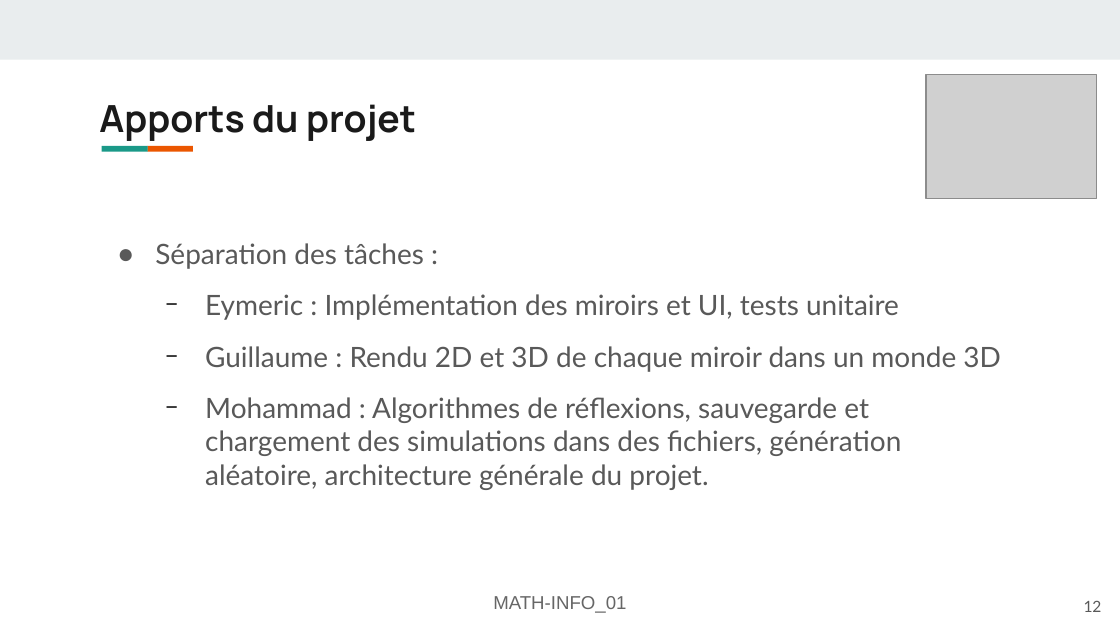
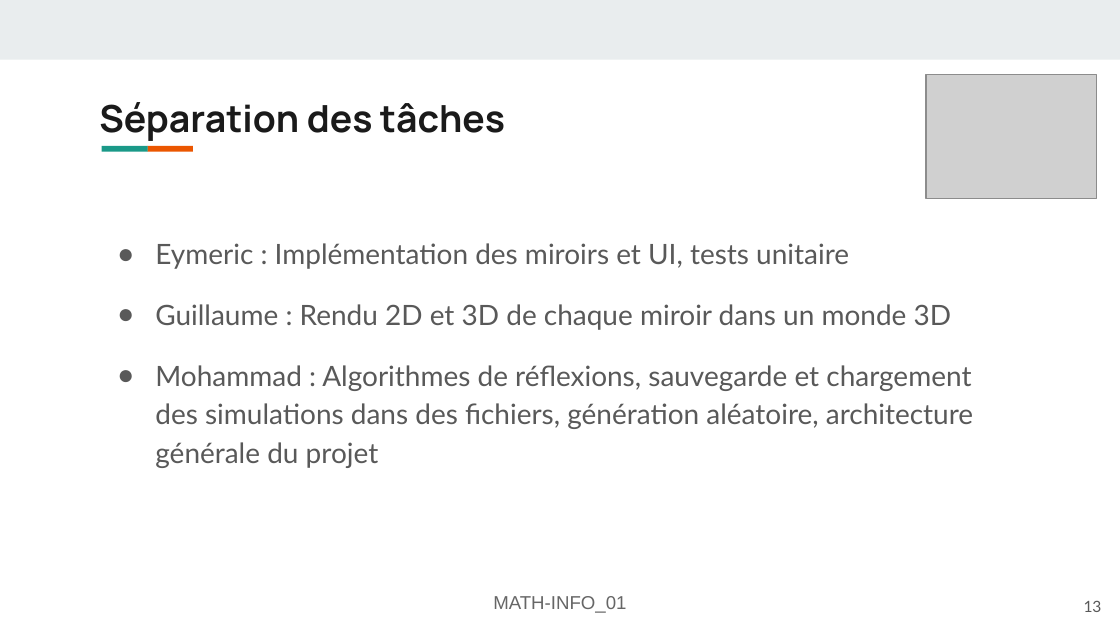
Before and after one commit to FlashOnFire/MirrorVerse, a slide deck: slide 13 of project_managment/pres2/MATH-INFO_01-Présentation-mirror-verse.odp (slide 12 before the commit). Drawn at 1120x630 pixels with LibreOffice and Linux fonts; fonts in the diff are those of the drawing; grey boxes stand for pictures. Boxes give left, top, right and bottom in pixels: in the first picture for what was removed or moved away, otherwise in the second. Text is boxed around its words. In the diff, an @@ line names an element or a change of style, - is before the commit and + after.

```diff
--- a/project_managment/pres2/MATH-INFO_01-Présentation-mirror-verse.odp
+++ b/project_managment/pres2/MATH-INFO_01-Présentation-mirror-verse.odp
@@ title at <box>99,102,505,141</box>: text changed @@
-Apports du projet
+Séparation des tâches
@@ text at <box>155,243,424,269</box>: paragraph removed @@
-● Séparation des tâches :
@@ text at <box>155,243,952,330</box>: bullet − to ●; list level 2 to 1 in "Eymeric : Implémentation des miroirs ..."; line spacing 1 to 1.15; bullet colour #000000 to #595959; list level 2 to 1 in "Guillaume : Rendu 2D et ..." @@
@@ text at <box>155,365,973,468</box>: text changed @@
-  − Mohammad : Algorithmes de réflexions, sauvegarde et chargement des simulations dans des fichiers, génération aléatoire, architecture générale du projet.
+● Mohammad : Algorithmes de réflexions, sauvegarde et chargement des simulations dans des fichiers, génération aléatoire, architecture générale du projet
@@ page number at <box>1084,601,1102,612</box>: text changed @@
-12
+13
```
Also in this commit, not shown: 7 other slides changed, 2 slides added, 1 slide removed, 1 other file.
